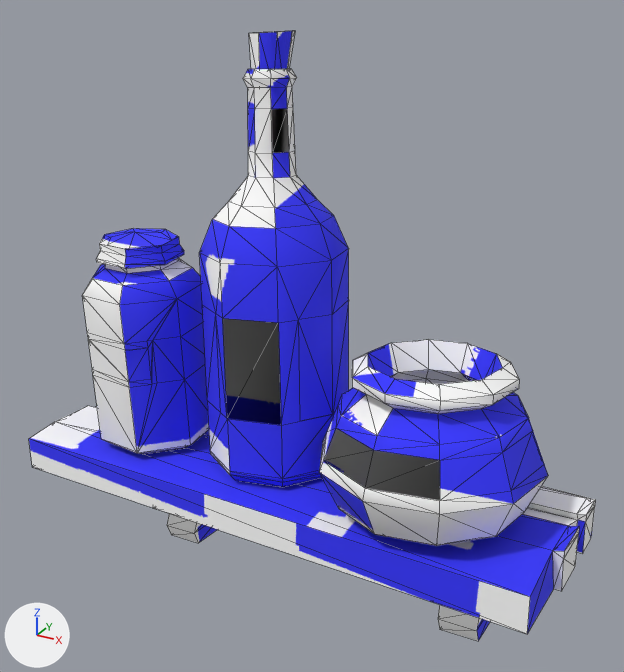
Two versions of the glTF model public/models/lowpix/world/wall_shelf_jars.glb, one commit apart.
Both versions are drawn from a camera (50 mm lens) standing at (0.361, -0.605, 0.616) and looking at (0.017, 0.021, 0.303). Lighting does not change. The marker at lower left points along +X, +Y and +Z. The picture after the commit comes second. Mesh edges are drawn as thin lines. Where no turn or scale is listed for an object, it has been applied to the vertices. Vertices at exactly the same position are counted once.
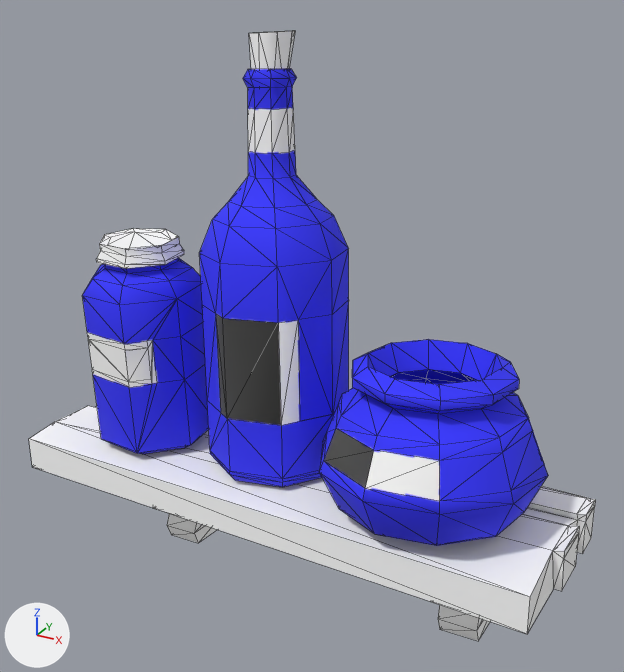
Pixel boxes [x1, y1, x2, y2] of what changed, in the pictures (624 x 672 px; the box of a moved part takes in the faces that stretch with it):
part 1 of me_mesh, moved or reshaped: [216, 314, 227, 418] in both
part 2 of me_mesh, moved or reshaped: [366, 450, 440, 500] in both
part 3 of me_mesh, moved or reshaped: [271, 109, 289, 153] in both
part 4 of me_mesh, surface changed: [29, 31, 592, 641] in both

The edits, one by one:
me_mesh has 614 vertices, 1200 faces and spans x -0.274..0.274, y -0.102..0.102, z -0.28..0.28.
me_mesh is used by ob_mesh; location (0.0, 0.0, 0.28).
Verts and faces of me_mesh; kept vertices keep their numbers, new ones are numbered from 614.
Before the commit, vertices of me_mesh: 173 (-0.03, -0.05, -0.039) at pixel (227, 418), 174 (-0.036, -0.041, 0.053) at pixel (222, 318), 349 (-0.043, -0.041, -0.041) at pixel (220, 412), 350 (-0.049, -0.033, 0.051) at pixel (215, 313).
Before the commit, vertices of me_mesh: 408 (0.128, -0.097, -0.034) at pixel (365, 488), 409 (0.179, -0.077, -0.005) at pixel (439, 460), 410 (0.185, -0.09, -0.031) at pixel (439, 500), 411 (0.128, -0.084, -0.007) at pixel (373, 450).
Before the commit, vertices of me_mesh: 487 (-0.011, 0.032, 0.184) at pixel (289, 152), 490 (-0.015, 0.035, 0.219) at pixel (287, 108), 498 (-0.02, 0.019, 0.184) at pixel (272, 153), 499 (-0.023, 0.023, 0.22) at pixel (271, 109), 506 (-0.042, 0.053, 0.18).
Before the commit, vertices of me_mesh: 507 (-0.044, 0.055, 0.216), 513 (-0.051, 0.04, 0.181), 516 (-0.052, 0.043, 0.216).
Part 1, on me_mesh:
Faces deleted: (173, 350, 349), (173, 174, 350).
New faces: (173, 350, 174), (173, 349, 350).
Part 2, on me_mesh:
Faces deleted: (408, 409, 410), (408, 411, 409).
New faces: (408, 410, 409), (408, 409, 411).
Part 3, on me_mesh:
Faces deleted: (487, 498, 490), (490, 498, 499), (506, 516, 513), (506, 507, 516).
New faces: (506, 513, 516), (506, 516, 507), (487, 490, 498), (490, 499, 498).
me_mesh part 4: 1200 kept faces spanning x -0.274..0.274, y -0.102..0.102, z -0.28..0.28 get new texture (UV) coordinates.
